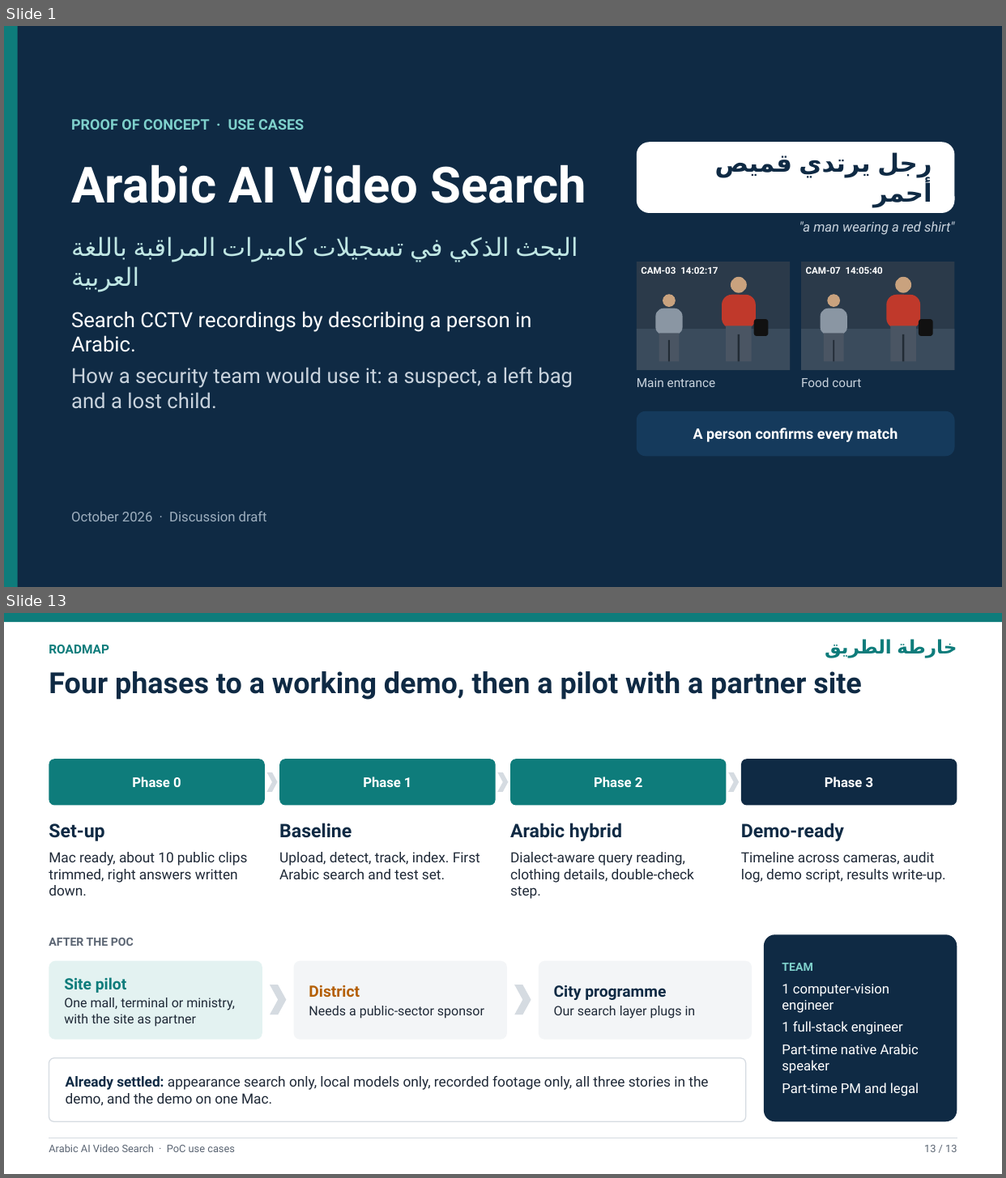
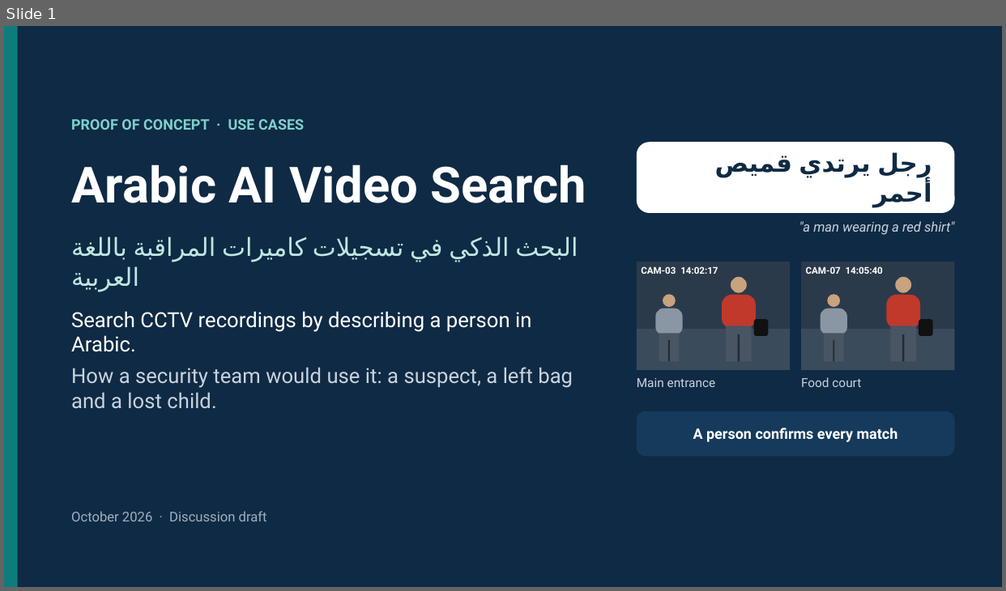
Before and after one commit to AhmadHammadPresight/arabic-video-search, a slide deck: docs/deck/arabic-video-search-use-cases.pptx. Shown one above the other, each under a label of ours: slides 1 and 13 before the commit, slide 1 after it; the slides between them are not shown. The pictures are 1006x1178 and 1006x591 pixels, drawn with LibreOffice and Linux fonts; fonts in the diff are those of the drawing. Boxes give left, top, right and bottom in pixels: in the first picture for what was removed or moved away, otherwise in the second. Text is boxed around its words. In the diff, an @@ line names an element or a change of style, - is before the commit and + after.

```diff
--- a/docs/deck/arabic-video-search-use-cases.pptx
+++ b/docs/deck/arabic-video-search-use-cases.pptx
@@ slide 13 removed at box(4, 613, 1002, 1174), background #FFFFFF @@
@@ rectangle removed at box(4, 613, 1002, 622) @@
@@ text removed at box(49, 645, 109, 653) @@
-ROADMAP
@@ text removed at box(897, 639, 957, 658) @@
-خارطة الطريق
@@ text removed at box(49, 671, 861, 700) @@
-Four phases to a working demo, then a pilot with a partner site
@@ rounded rectangle removed at box(49, 759, 265, 806) @@
-Phase 0
@@ chevron removed at box(266, 773, 277, 792) @@
@@ rounded rectangle removed at box(279, 759, 495, 806) @@
-Phase 1
@@ chevron removed at box(497, 773, 508, 792) @@
@@ rounded rectangle removed at box(510, 759, 726, 806) @@
-Phase 2
@@ chevron removed at box(729, 773, 739, 792) @@
@@ rounded rectangle removed at box(741, 759, 957, 806) @@
-Phase 3
@@ text removed at box(49, 824, 104, 841) @@
-Set-up
@@ text removed at box(279, 823, 351, 838) @@
-Baseline
@@ text removed at box(510, 823, 622, 841) @@
-Arabic hybrid
@@ text removed at box(741, 823, 844, 841) @@
-Demo-ready
@@ text removed at box(49, 852, 248, 896) @@
-Mac ready, about 10 public clips trimmed, right answers written down.
@@ text removed at box(279, 852, 480, 879) @@
-Upload, detect, track, index. First Arabic search and test set.
@@ text removed at box(510, 852, 694, 899) @@
-Dialect-aware query reading, clothing details, double-check step.
@@ text removed at box(741, 852, 945, 883) @@
-Timeline across cameras, audit log, demo script, results write-up.
@@ text removed at box(49, 938, 134, 946) @@
-AFTER THE POC
@@ rounded rectangle removed at box(764, 935, 957, 1122) @@
-TEAM
-1 computer-vision engineer
-1 full-stack engineer
-Part-time native Arabic speaker
-Part-time PM and legal
@@ rounded rectangle removed at box(49, 961, 262, 1040) @@
-Site pilot
-One mall, terminal or ministry, with the site as partner
@@ rounded rectangle removed at box(294, 961, 507, 1040) @@
-District
-Needs a public-sector sponsor
@@ rounded rectangle removed at box(539, 961, 752, 1040) @@
-City programme
-Our search layer plugs in
@@ chevron removed at box(270, 985, 286, 1015) @@
@@ chevron removed at box(514, 985, 531, 1015) @@
@@ rounded rectangle removed at box(49, 1059, 746, 1122) @@
-Already settled: appearance search only, local models only, recorded footage only, all three stories in the demo, and the demo on one Mac.
@@ line removed from (49, 1139) to (957, 1139) @@
@@ text removed at box(49, 1144, 235, 1152) @@
-Arabic AI Video Search · PoC use cases
@@ text removed at box(924, 1145, 957, 1152) @@
-13 / 13
```
Also in this commit, not shown: 11 slides changed, 1 other file.
